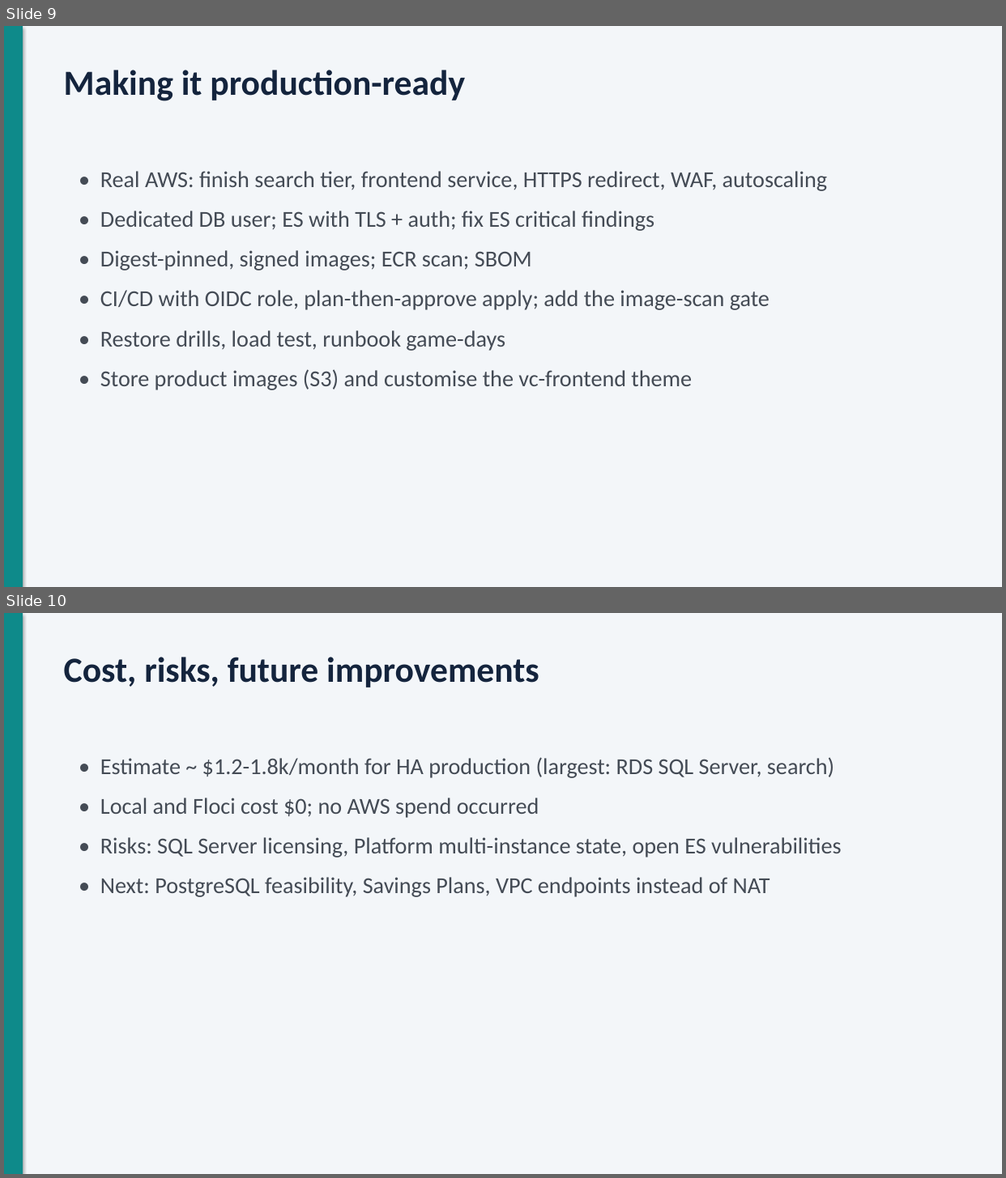
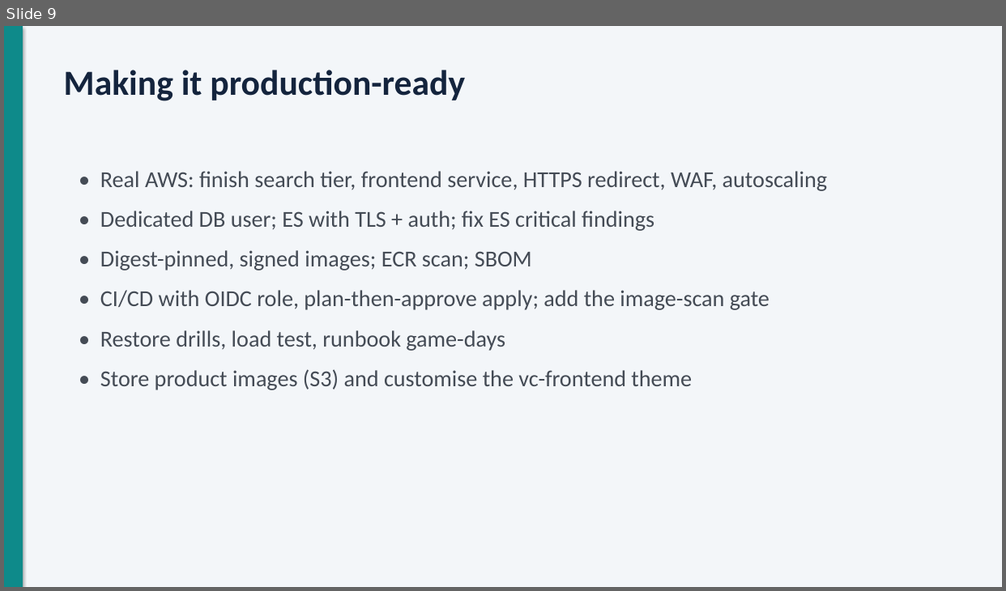
Before and after one commit to adarsh0331/Project_29_Virto_e-commerce, a slide deck: docs/presentation/Virto-AWS-DevOps-presentation.pptx. Shown one above the other, each under a label of ours: slides 9 and 10 before the commit, slide 9 after it. The pictures are 1006x1178 and 1006x591 pixels, drawn with LibreOffice and Linux fonts; fonts in the diff are those of the drawing. Boxes give left, top, right and bottom in pixels: in the first picture for what was removed or moved away, otherwise in the second. Text is boxed around its words. In the diff, an @@ line names an element or a change of style, - is before the commit and + after.

```diff
--- a/docs/presentation/Virto-AWS-DevOps-presentation.pptx
+++ b/docs/presentation/Virto-AWS-DevOps-presentation.pptx
@@ slide 10 removed at [4,613,1002,1174], background #F3F6F9 @@
@@ rectangle removed at [4,613,23,1174] @@
@@ text removed at [64,657,539,688] @@
-Cost, risks, future improvements
@@ text removed at [100,757,841,897] @@
-• Estimate ~ $1.2-1.8k/month for HA production (largest: RDS SQL Server, search)
-• Local and Floci cost $0; no AWS spend occurred
-• Risks: SQL Server licensing, Platform multi-instance state, open ES vulnerabilities
-• Next: PostgreSQL feasibility, Savings Plans, VPC endpoints instead of NAT
```
Also in this commit, not shown: 1 slide changed, 1 other slide removed.
